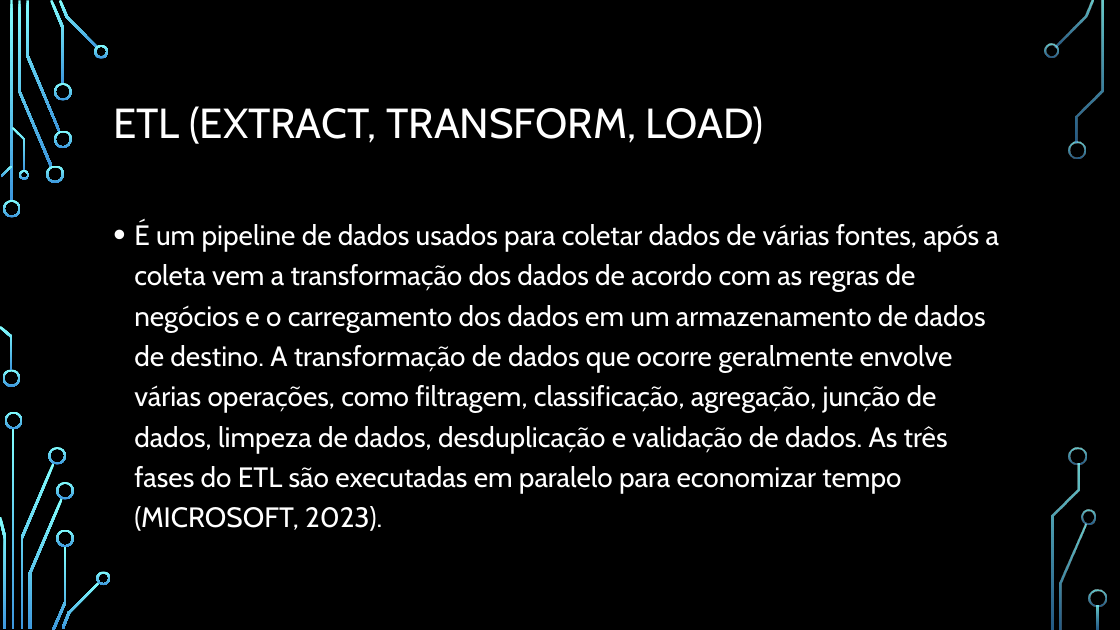
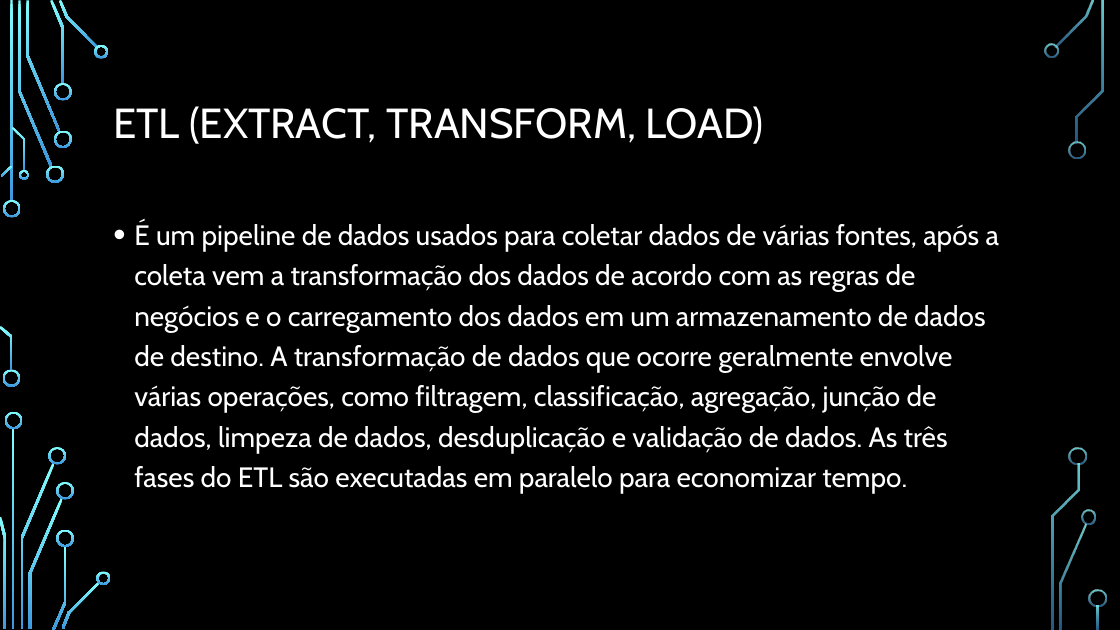
Before and after one commit to adsonb87/tcc, a slide deck: slide 10 of TCC/Resumo/Apresentação.pptx. Drawn at 1120x630 pixels with LibreOffice and Linux fonts; fonts in the diff are those of the drawing; background and template pictures are left out. Boxes give left, top, right and bottom in pixels: in the first picture for what was removed or moved away, otherwise in the second. Text is boxed around its words. In the diff, an @@ line names an element or a change of style, - is before the commit and + after.

```diff
--- a/TCC/Resumo/Apresentação.pptx
+++ b/TCC/Resumo/Apresentação.pptx
@@ text at (134, 222, 999, 493): text changed @@
-• É um pipeline de dados usados para coletar dados de várias fontes, após a coleta vem a transformação dos dados de acordo com as regras de negócios e o carregamento dos dados em um armazenamento de dados de destino. A transformação de dados que ocorre geralmente envolve várias operações, como filtragem, classificação, agregação, junção de dados, limpeza de dados, desduplicação e validação de dados. As três fases do ETL são executadas em paralelo para economizar tempo (MICROSOFT, 2023).
+• É um pipeline de dados usados para coletar dados de várias fontes, após a coleta vem a transformação dos dados de acordo com as regras de negócios e o carregamento dos dados em um armazenamento de dados de destino. A transformação de dados que ocorre geralmente envolve várias operações, como filtragem, classificação, agregação, junção de dados, limpeza de dados, desduplicação e validação de dados. As três fases do ETL são executadas em paralelo para economizar tempo.
```
Also in this commit, not shown: 19 other slides changed, 2 slides removed, 5 other files.
